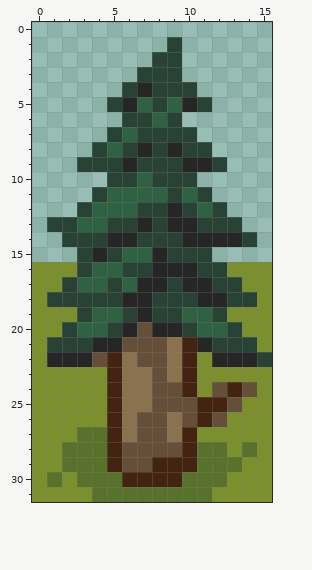
One commit to this pixel-art sprite: src/main/resources/textures/tree.png. Above is the file before it was changed.
The file is 16x32 pixels.
And afterwards:
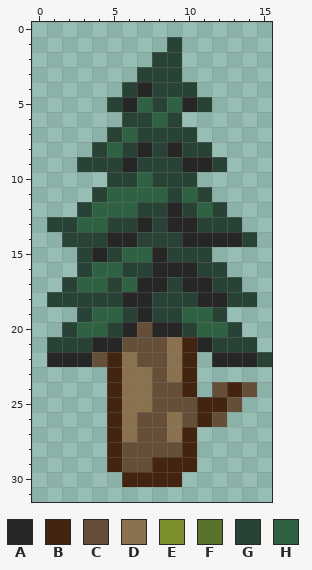
Palette (. is transparent): A #252625  B #422410  C #664f38  D #8a724e  E #7b8f2d  F #58712b  G #284336  H #2f6243
Difference:
y 16: x 0..2 EEE -> ...; x 13..15 EEE -> ...
y 17: x 0..1 EE -> ..; x 14..15 EE -> ..
y 18: x 0 E -> .; x 15 E -> .
y 19: x 0..2 EEE -> ...; x 13..15 EEE -> ...
y 20: x 0..1 EE -> ..; x 14..15 EE -> ..
y 21: x 0 E -> .; x 15 E -> .
y 22: x 0 E -> .; x 11 E -> .
y 23: x 0..4 EEEEE -> .....; x 11..15 EEEEE -> .....
y 24: x 0..4 EEEEE -> .....; x 11 E -> .; x 15 E -> .
y 25: x 0..4 EEEEE -> .....; x 14..15 EE -> ..
y 26: x 0..4 EEEEE -> .....; x 13..15 EEE -> ...
y 27: x 0..4 EEEFF -> .....; x 11..15 EEEEE -> .....
y 28: x 0..4 EEFFF -> .....; x 11..15 FFEFE -> .....
y 29: x 0..4 EEFFF -> .....; x 11..15 FFFEE -> .....
y 30: x 0..5 EFEFFF -> ......; x 10..15 FFFEEE -> ......
y 31: x 0..15 EEEEFFFFFFFFEEEE -> ................
